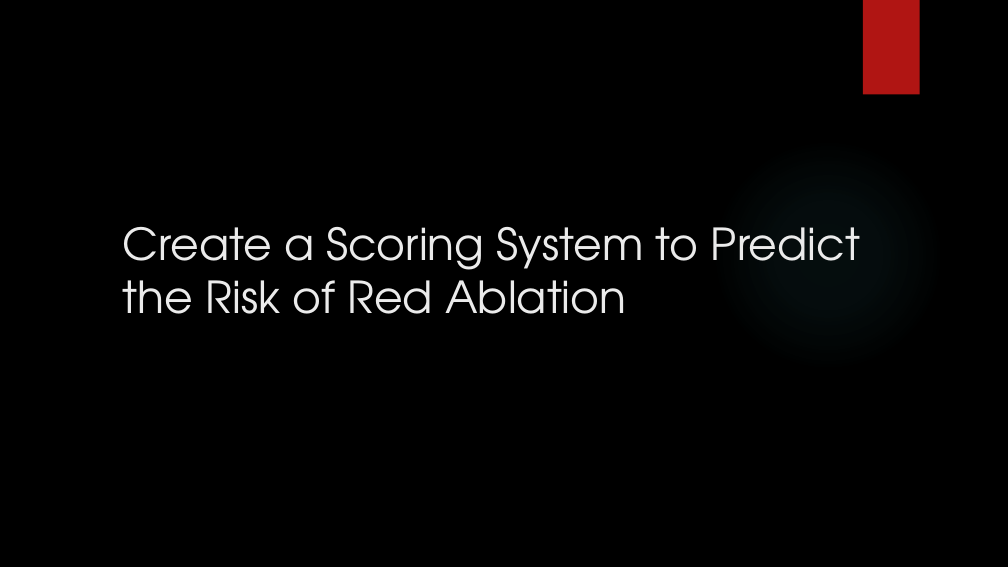
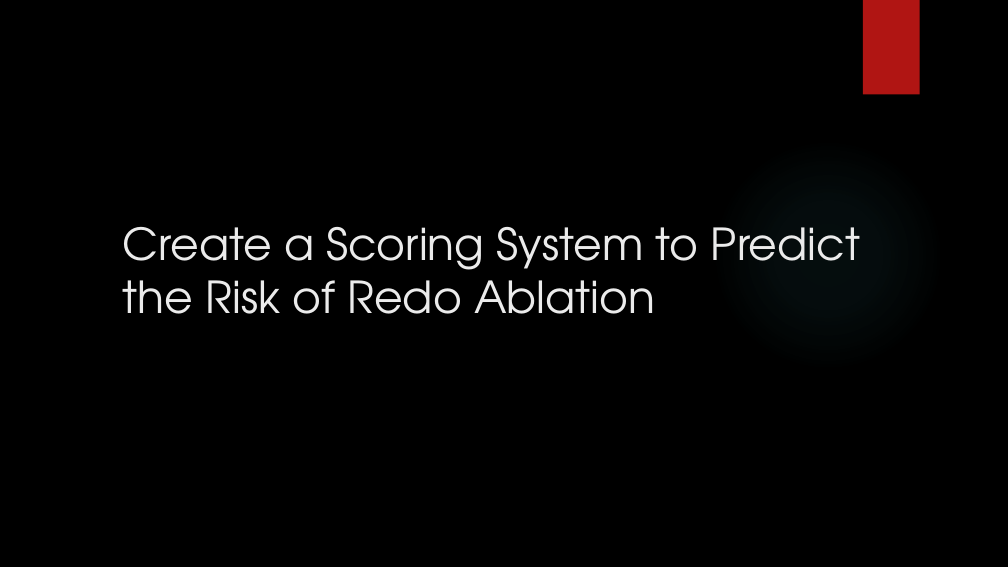
Before and after one commit to Vorlon41/Master-of-Data-Science-CU-Boulder-Colorado, a slide deck: slide 17 of Machine Learning/DTSA 5509 Introduction to Machine Learning Supervised Learning/Final/DTSA 5509 Supervised Learning Project.pptx. Drawn at 1008x567 pixels with LibreOffice and Linux fonts; fonts in the diff are those of the drawing; background and template pictures are left out. Boxes give left, top, right and bottom in pixels: in the first picture for what was removed or moved away, otherwise in the second. Text is boxed around its words. In the diff, an @@ line names an element or a change of style, - is before the commit and + after.

```diff
--- a/Machine Learning/DTSA 5509 Introduction to Machine Learning Supervised Learning/Final/DTSA 5509 Supervised Learning Project.pptx
+++ b/Machine Learning/DTSA 5509 Introduction to Machine Learning Supervised Learning/Final/DTSA 5509 Supervised Learning Project.pptx
@@ title at <box>123,227,860,314</box>: text changed @@
-Create a Scoring System to Predict the Risk of Red Ablation
+Create a Scoring System to Predict the Risk of Redo Ablation
```
